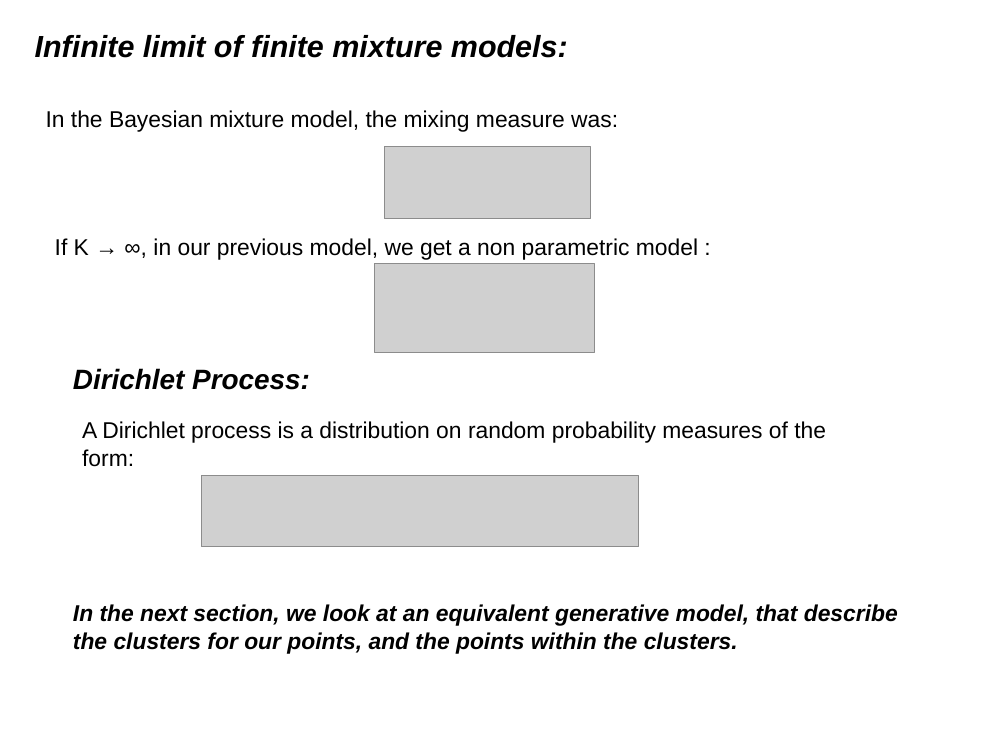
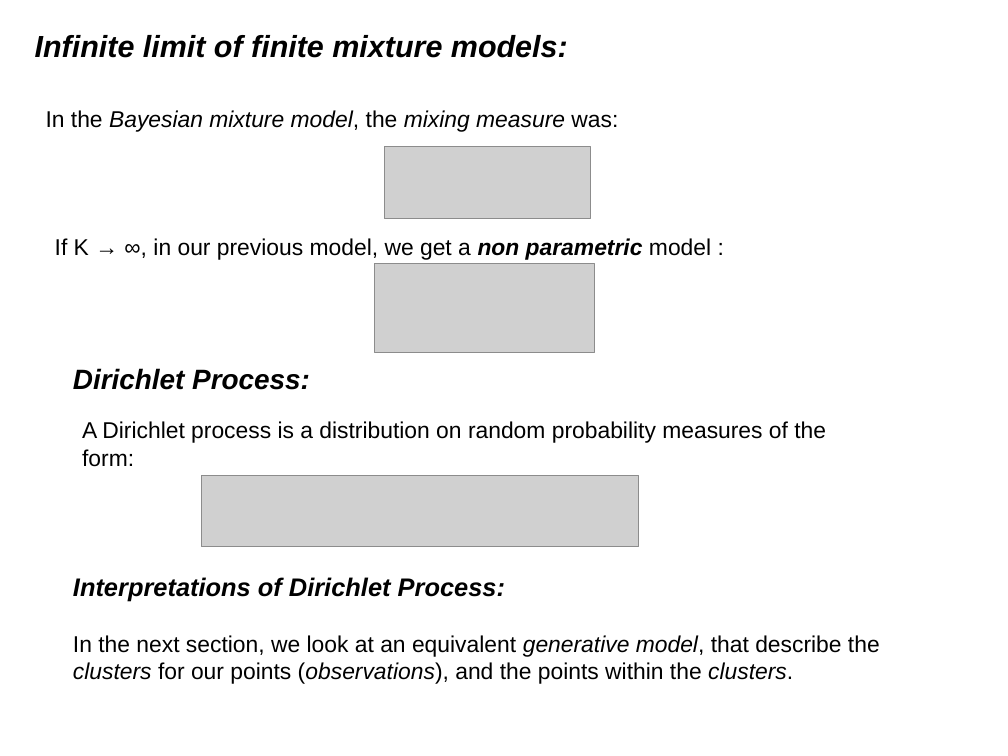
Before and after one commit to afcarl/Dirichlet_Processes, a slide deck: slide 9 of version_2.odp. Drawn at 1008x756 pixels with LibreOffice and Linux fonts; fonts in the diff are those of the drawing; grey boxes stand for pictures. Boxes give left, top, right and bottom in pixels: in the first picture for what was removed or moved away, otherwise in the second. Text is boxed around its words. In the diff, an @@ line names an element or a change of style, - is before the commit and + after.

Commit message:
fixed minor formatting

```diff
--- a/version_2.odp
+++ b/version_2.odp
@@ text "In the Bayesian mixture model, ..." at (46, 110, 618, 132): italic on in "Bayesian mixture model, mixing measure" @@
@@ text "If K → ∞, in ..." at (55, 238, 711, 260): bold on, italic on in "non parametric" @@
@@ text at (73, 577, 880, 684): text changed; bold off; italic off @@
-In the next section, we look at an equivalent generative model, that describe the clusters for our points, and the points within the clusters.
+Interpretations of Dirichlet Process:
+In the next section, we look at an equivalent generative model, that describe the clusters for our points (observations), and the points within the clusters.
```
Also in this commit, not shown: 11 other slides changed, 1 slide added, 1 slide removed.
